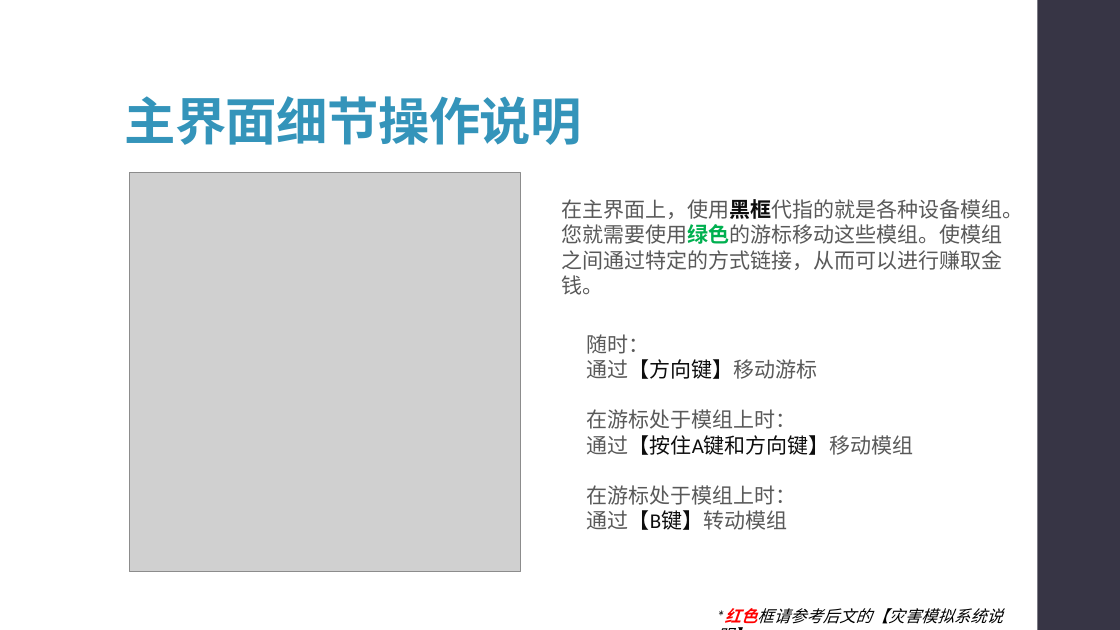
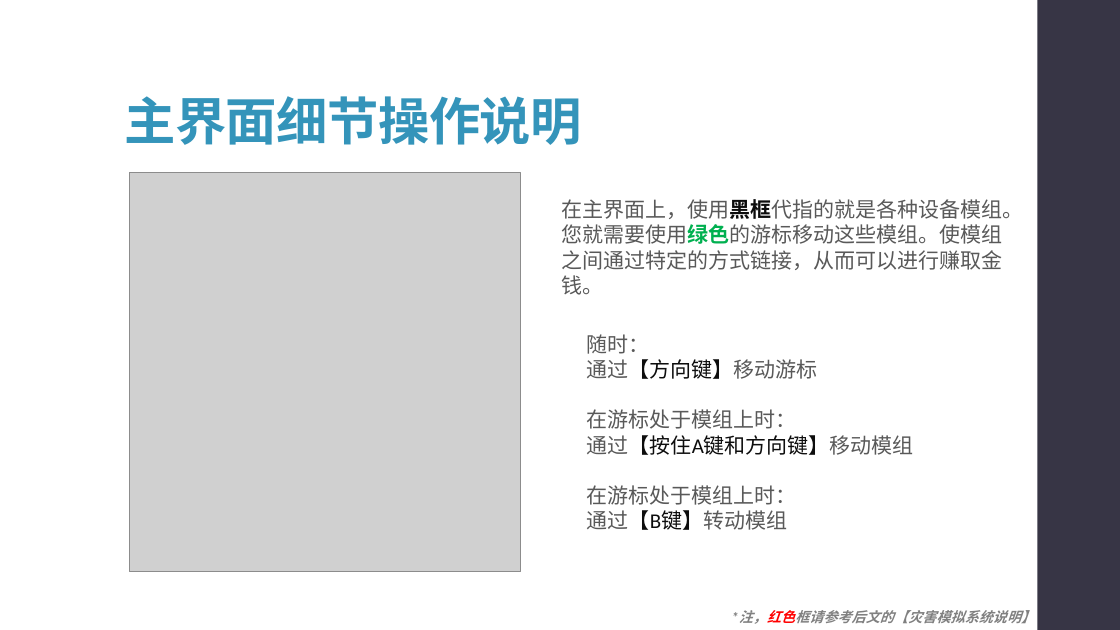
Before and after one commit to syx007/GamePlayGround, a slide deck: slide 6 of document/ROOT 操作指南.pptx. Drawn at 1120x630 pixels with LibreOffice and Linux fonts; fonts in the diff are those of the drawing; grey boxes stand for pictures. Boxes give left, top, right and bottom in pixels: in the first picture for what was removed or moved away, otherwise in the second. Text is boxed around its words. In the diff, an @@ line names an element or a change of style, - is before the commit and + after.

```diff
--- a/document/ROOT 操作指南.pptx
+++ b/document/ROOT 操作指南.pptx
@@ text at (739, 610, 1035, 624): text changed; size 14 to 12 pt; text colour #000000 to #808080; bold on @@
-*红色框请参考后文的【灾害模拟系统说明】
+*注，红色框请参考后文的【灾害模拟系统说明】
```
Also in this commit, not shown: 11 other slides changed, 3 slides added, 1 slide removed.
